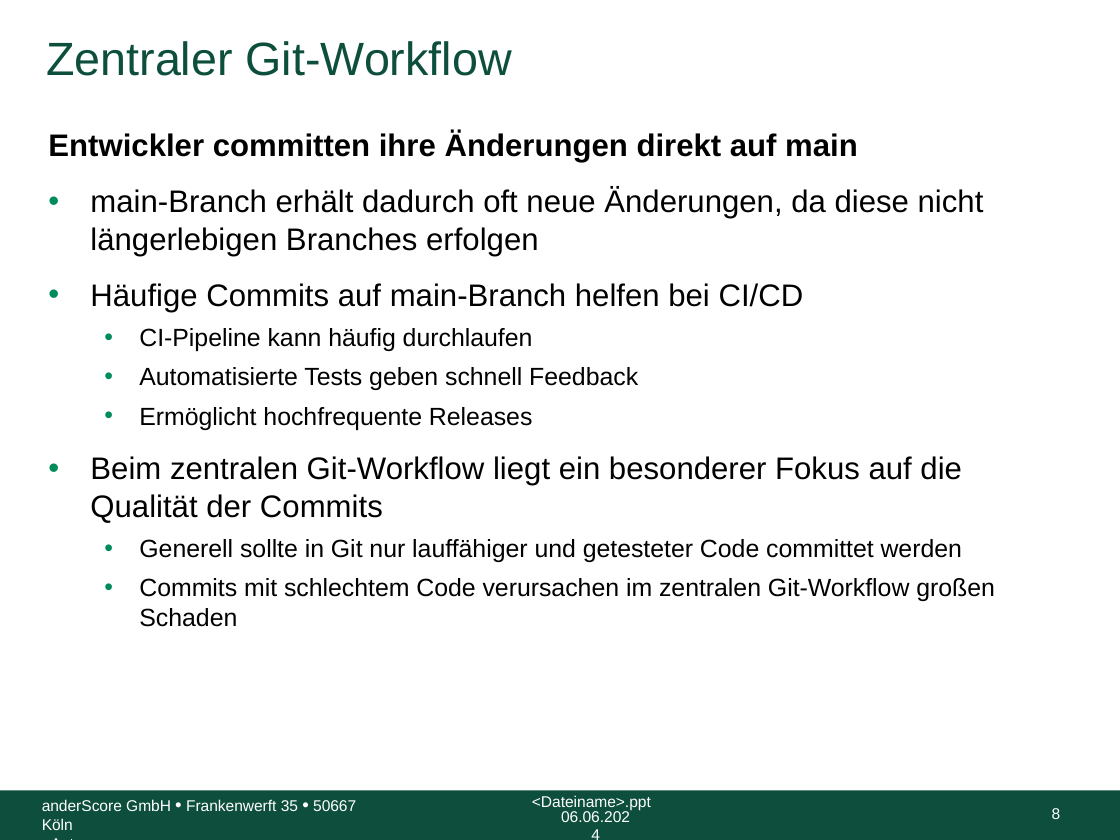
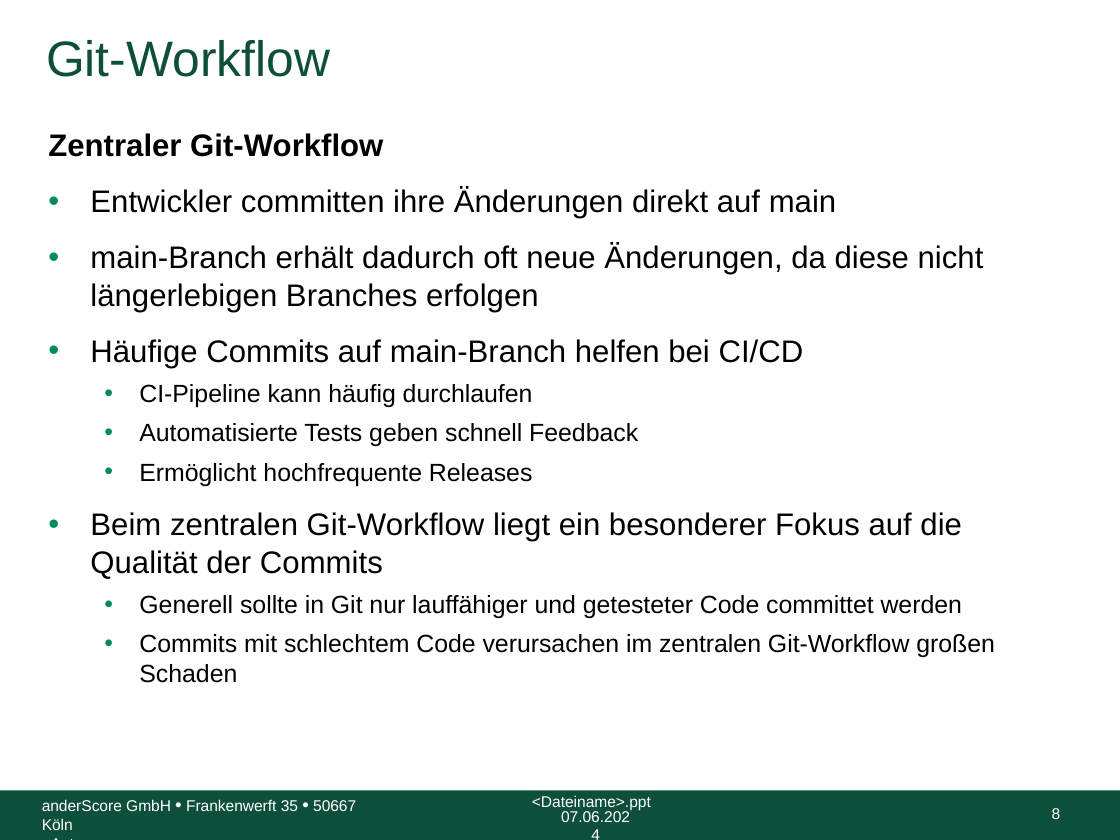
Before and after one commit to anderscore-gmbh/gitlab, a slide deck: slide 8 of slides/Tag-1_6-Git-Workflow-im-Team.pptx. Drawn at 1120x840 pixels with LibreOffice and Linux fonts; fonts in the diff are those of the drawing; background and template pictures are left out. Boxes give left, top, right and bottom in pixels: in the first picture for what was removed or moved away, otherwise in the second. Text is boxed around its words. In the diff, an @@ line names an element or a change of style, - is before the commit and + after.

```diff
--- a/slides/Tag-1_6-Git-Workflow-im-Team.pptx
+++ b/slides/Tag-1_6-Git-Workflow-im-Team.pptx
@@ title at box(46, 40, 330, 77): text changed; size 30 to 32 pt @@
-Zentraler Git-Workflow
+Git-Workflow
@@ text at box(48, 133, 383, 157): paragraph added @@
+Zentraler Git-Workflow
@@ text at box(90, 188, 836, 219): bold off in "Entwickler committen ihre Änderungen direkt auf main"; bullet none to • @@
@@ text at box(561, 811, 630, 822): text changed @@
-06.06.2024
+07.06.2024
```
Also in this commit, not shown: 23 other slides changed.
